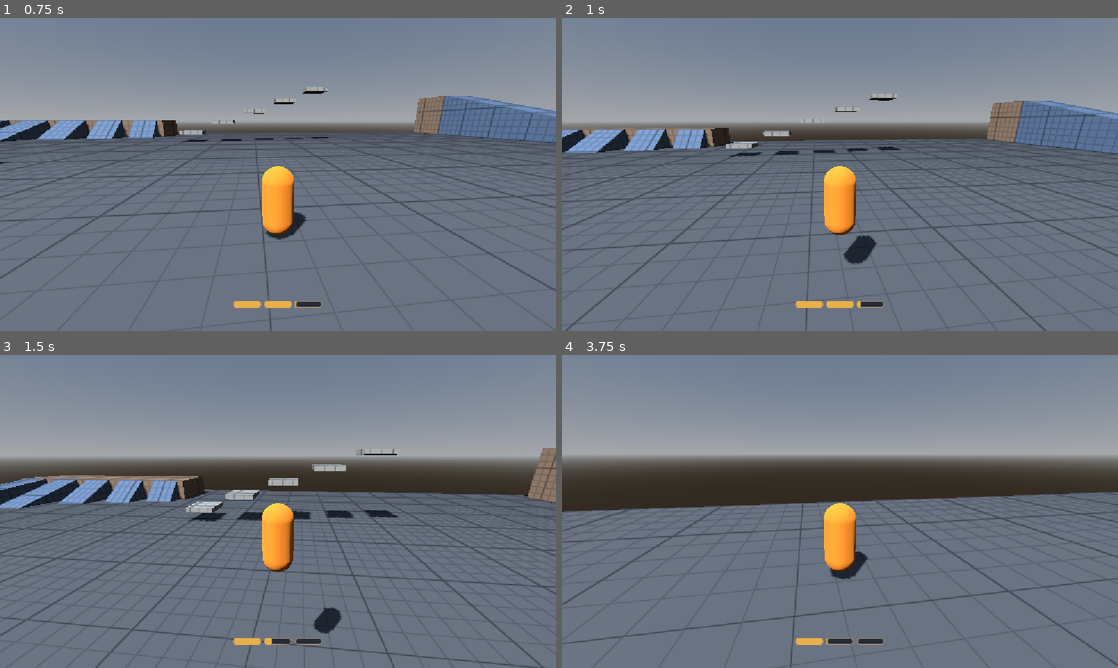
Above: before the commit, frames 1-4 (two rows, left to right).
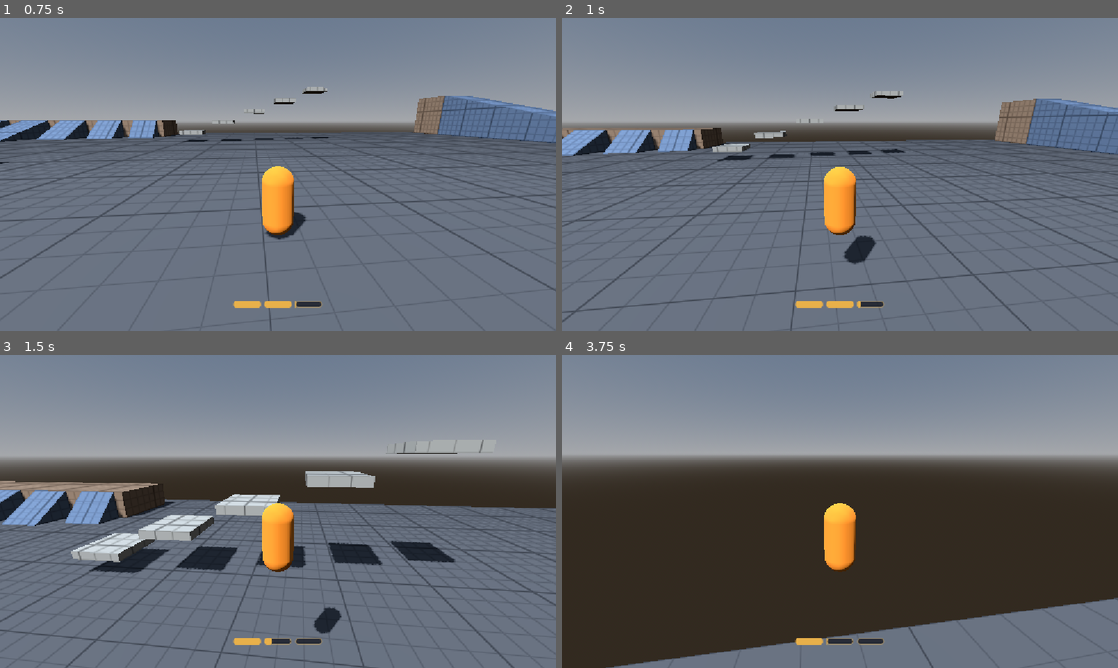
Above: after the commit, the same moments.

Repository: UriBokchoi/BroGuild
Game: Godot game, scene res://levels/test_gym/test_gym.tscn
Same seed, same stepped clock (60 frames per second), same inputs: the game is played once before the commit and once after it.
Inputs (mouse positions are in pixels of both pictures, inside the frame that each line leads up to):
- Up to frame 1 (0.75 s): tap Enter at 0.5 s; move the mouse to (305, 174) at 0.52 s; hold W (move_forward) from 0.53 s (still down); tap Shift (dash) at 0.6 s; click (305, 174) at 0.67 s
- Up to frame 2 (1 s): keep holding W (move_forward); tap Space (jump) at 0.77 s; tap Ctrl (slide) at 0.8 s
- Up to frame 3 (1.5 s): keep holding W (move_forward); tap Space (jump) at 1.07 s; move the mouse to (250, 511) at 1.27 s; tap Ctrl (slide) at 1.35 s
- Up to frame 4 (3.75 s): keep holding W (move_forward); tap Space (jump) at 1.52, 1.55, 1.82, 2.1, 3.02, 3.32 s; move the mouse to (851, 505) at 2.02 s; tap Shift (dash) at 2.3, 2.85 s; move the mouse to (834, 517) at 2.77 s; click (834, 517) at 2.92 s; tap Ctrl (slide) at 3.05 s; move the mouse to (878, 514) at 3.52 s; tap E (interact) at 3.6 s

Frame 1 is identical in both runs. In frame 2, 8.3% of the frame differs, in the area x 0-100%, y 23-100%; in frame 3, 16%; in frame 4, 42%, in the area x 0-100%, y 43-100%.

Commit message:
feat(movement): slide con pendientes, slide-jump y dash → slide
- Slide (Ctrl mantenido, gratis): conserva la velocidad, la pendiente
  acelera cuesta abajo y frena cuesta arriba, en llano frena poco a
  poco; termina al soltar Ctrl, al bajar de la mínima o sin suelo.
- Slide-jump: Espacio en el slide salta con todo el impulso; entra
  interrumpiendo al slide (interrupts).
- Dash con Ctrl mantenido al acabar sigue como slide a su velocidad.
- BodyCrouch agacha el modelo mientras se desliza (solo visual).
- Tests: pendiente, condiciones y física real del slide.

Co-Authored-By: Claude Opus 5.5 <noreply@anthropic.com>

Diff:
--- a/data/i18n/strings.csv
+++ b/data/i18n/strings.csv
@@ -59,3 +59,8 @@
 STAT_CURRENCY_GAIN,Fichas ganadas,Chips gained
 STAT_LUCK,Suerte,Luck
 STAT_PICKUP_RANGE,Radio de recogida,Pickup range
+STAT_GROUP_SLIDE,Slide,Slide
+STAT_SLIDE_MIN_SPEED,Velocidad mínima del slide,Slide min speed
+STAT_SLIDE_MAX_SPEED,Velocidad máxima del slide,Slide max speed
+STAT_SLIDE_FRICTION,Frenada del slide,Slide friction
+STAT_SLIDE_GRAVITY,Tirón de la pendiente,Slope pull
--- a/data/player/movement.tres
+++ b/data/player/movement.tres
@@ -24,6 +24,10 @@
 down_dash_duration = 0.2
 down_dash_window = 0.3
 down_dash_cost = 1.0
+slide_min_speed = 6.0
+slide_max_speed = 22.0
+slide_friction = 5.0
+slide_gravity = 30.0
 air_acceleration = 30.0
 input_buffer_time = 0.12
 action_end_buffer_time = 0.1
--- /dev/null
+++ b/entities/player/body_crouch.gd
@@ -0,0 +1,42 @@
+class_name BodyCrouch
+extends Node
+## Agacha el modelo (solo visual) mientras el estado de movimiento es uno de
+## [member crouch_states] (el slide), y lo levanta al salir. Ni la colisión ni la hurtbox
+## cambian aquí. Mantiene los pies en el suelo: el modelo tiene el pivote en su centro.
+
+@export var machine: StateMachine
+## Modelo que se agacha.
+@export var visual: Node3D
+## Estados en los que el modelo va agachado.
+@export var crouch_states: Array[Node] = []
+## Altura del modelo agachado respecto a la normal.
+@export_range(0.2, 1.0, 0.05) var crouch_scale: float = 0.55
+## Rapidez con la que se agacha y se levanta.
+@export_range(1.0, 60.0, 0.5, "suffix:1/s") var speed: float = 18.0
+
+var _rest_scale: Vector3
+var _rest_position: Vector3
+var _target: float = 1.0
+
+
+func _ready() -> void:
+	_rest_scale = visual.scale
+	_rest_position = visual.position
+	machine.state_changed.connect(_on_state_changed)
+
+
+func _physics_process(delta: float) -> void:
+	var current := visual.scale.y / _rest_scale.y
+	# Suavizado exponencial: igual de rápido a cualquier tasa de ticks.
+	var next := lerpf(current, _target, 1.0 - exp(-speed * delta))
+	visual.scale.y = _rest_scale.y * next
+	visual.position.y = _rest_position.y * next
+
+
+## Proporción de altura objetivo del modelo (1 = de pie).
+func get_target() -> float:
+	return _target
+
+
+func _on_state_changed(_previous: State, current: State) -> void:
+	_target = crouch_scale if crouch_states.has(current) else 1.0
--- a/entities/player/movement_context.gd
+++ b/entities/player/movement_context.gd
@@ -19,6 +19,8 @@
 var wish_direction: Vector3 = Vector3.ZERO
 ## Hacia dónde mira la cámara en el plano XZ (longitud 1): la dirección por defecto del dash.
 var view_forward: Vector3 = Vector3.FORWARD
+## Si se mantiene pulsada la acción de slide (Ctrl) este tick.
+var slide_held: bool = false
 ## Segundos que quedan para poder saltar después de dejar el suelo sin saltar (coyote time).
 var coyote_left: float = 0.0
 ## Saltos en el aire gastados desde que se dejó el suelo.
--- a/entities/player/movement_data.gd
+++ b/entities/player/movement_data.gd
@@ -52,6 +52,16 @@
 ## Cargas de stamina que gasta el picado (además del dash del primer Shift).
 @export_range(0.0, 3.0, 0.5, "or_greater") var down_dash_cost: float = 0.0
 
+@export_group("slide")
+## Velocidad horizontal mínima para empezar a deslizar y seguir deslizando.
+@export_range(0.0, 30.0, 0.1, "or_greater", "suffix:m/s") var slide_min_speed: float = 0.0
+## Velocidad máxima deslizando.
+@export_range(0.0, 100.0, 0.5, "or_greater", "suffix:m/s") var slide_max_speed: float = 0.0
+## Frenada deslizando (en llano es lo único que actúa).
+@export_range(0.0, 100.0, 0.5, "or_greater", "suffix:m/s²") var slide_friction: float = 0.0
+## Tirón de la pendiente: acelera cuesta abajo y frena cuesta arriba, según la inclinación.
+@export_range(0.0, 200.0, 0.5, "or_greater", "suffix:m/s²") var slide_gravity: float = 0.0
+
 @export_group("air")
 ## Aceleración hacia la dirección pedida en el aire. No frena el impulso que ya llevas por
 ## encima de la velocidad de carrera.
--- a/entities/player/player.gd
+++ b/entities/player/player.gd
@@ -31,6 +31,7 @@
 	context.elapsed += delta
 	context.wish_direction = input.move_direction()
 	context.view_forward = input.view_forward()
+	context.slide_held = input.is_held(InputActions.SLIDE)
 	# Cada tick, por si una mejora acaba de cambiar estas stats.
 	movement.buffer_time = context.move.input_buffer_time
 	movement.committed_end_buffer = context.move.action_end_buffer_time
--- a/entities/player/player.tscn
+++ b/entities/player/player.tscn
@@ -18,6 +18,9 @@
 [ext_resource type="Resource" path="res://data/player/health.tres" id="16_health_data"]
 [ext_resource type="Resource" path="res://data/player/offense.tres" id="17_offense_data"]
 [ext_resource type="Resource" path="res://data/player/progression.tres" id="18_progression_data"]
+[ext_resource type="Script" path="res://entities/player/states/slide_state.gd" id="19_slide"]
+[ext_resource type="Script" path="res://entities/player/states/slide_jump_state.gd" id="20_slide_jump"]
+[ext_resource type="Script" path="res://entities/player/body_crouch.gd" id="21_crouch"]
 
 [sub_resource type="CapsuleShape3D" id="CapsuleShape3D_body"]
 radius = 0.4
@@ -93,11 +96,12 @@
 trigger_action = &"jump"
 priority = 10
 
-[node name="Dash" type="Node" parent="Movement"]
+[node name="Dash" type="Node" parent="Movement" node_paths=PackedStringArray("slide")]
 script = ExtResource("13_dash")
 trigger_action = &"dash"
 committed = true
 cancels_committed = true
+slide = NodePath("../Slide")
 
 [node name="DownDash" type="Node" parent="Movement"]
 script = ExtResource("14_down_dash")
@@ -105,6 +109,23 @@
 priority = 10
 committed = true
 cancels_committed = true
+
+[node name="Slide" type="Node" parent="Movement"]
+script = ExtResource("19_slide")
+trigger_action = &"slide"
+committed = true
+
+[node name="SlideJump" type="Node" parent="Movement" node_paths=PackedStringArray("interrupts")]
+script = ExtResource("20_slide_jump")
+trigger_action = &"jump"
+priority = 5
+interrupts = [NodePath("../Slide")]
+
+[node name="BodyCrouch" type="Node" parent="." node_paths=PackedStringArray("machine", "visual", "crouch_states")]
+script = ExtResource("21_crouch")
+machine = NodePath("../Movement")
+visual = NodePath("../Body")
+crouch_states = [NodePath("../Movement/Slide")]
 
 [node name="BodyFacing" type="Node" parent="." node_paths=PackedStringArray("body", "visual", "stats")]
 script = ExtResource("10_facing")
--- a/entities/player/player_input.gd
+++ b/entities/player/player_input.gd
@@ -24,6 +24,11 @@
 	return Vector3(stick.x, 0.0, stick.y).rotated(Vector3.UP, camera.get_yaw())
 
 
+## Si [param action] está pulsada ahora mismo (para acciones que se mantienen, como el slide).
+func is_held(action: StringName) -> bool:
+	return Input.is_action_pressed(action)
+
+
 ## Hacia dónde mira la cámara en el plano XZ del mundo (longitud 1).
 func view_forward() -> Vector3:
 	return Vector3.FORWARD.rotated(Vector3.UP, camera.get_yaw())
--- a/entities/player/states/dash_state.gd
+++ b/entities/player/states/dash_state.gd
@@ -4,7 +4,11 @@
 ## suelo o en el aire, donde va recto, sin gravedad. Gasta stamina y, en el aire, uno de los
 ## [code]air_dashes[/code] (se recuperan al tocar suelo). En la escena es comprometido y cancela
 ## cualquier acción (también otro dash). Al terminar, la velocidad horizontal se queda en
-## [code]dash_exit_speed[/code] como mucho.
+## [code]dash_exit_speed[/code] como mucho; pero si se mantiene Ctrl en el suelo, pasa a
+## [member slide] con toda la velocidad del dash (el slide alarga el dash, sin gastar más).
+
+## Estado de slide al que pasa al terminar si se mantiene Ctrl. Vacío: no hay dash → slide.
+@export var slide: State
 
 var _direction: Vector3 = Vector3.FORWARD
 var _time_left: float = 0.0
@@ -34,6 +38,9 @@
 	if _time_left > 0.0:
 		_apply_velocity()
 		return
+	if slide and ctx.slide_held and slide.can_enter():
+		machine.transition_to(slide)
+		return
 	var velocity := ctx.body.velocity
 	var horizontal := Vector3(velocity.x, 0.0, velocity.z).limit_length(ctx.move.dash_exit_speed)
 	ctx.body.velocity = Vector3(horizontal.x, velocity.y, horizontal.z)
--- /dev/null
+++ b/entities/player/states/slide_jump_state.gd
@@ -0,0 +1,18 @@
+class_name SlideJumpState
+extends MovementState
+## Slide-jump: Espacio durante el slide. Salta como el salto normal y conserva todo el impulso
+## del slide (el control aéreo no lo frena). Solo entra mientras interrumpe a uno de los estados
+## de [member State.interrupts] (en la escena, el slide). Pasa al aire en el mismo tick.
+
+
+func can_enter() -> bool:
+	return interrupts.has(machine.current)
+
+
+func enter(_previous: State) -> void:
+	ctx.coyote_left = 0.0
+	ctx.body.velocity.y = ctx.move.jump_velocity()
+
+
+func physics_update(_delta: float) -> void:
+	machine.transition_to(ctx.air)
--- /dev/null
+++ b/entities/player/states/slide_state.gd
@@ -0,0 +1,33 @@
+class_name SlideState
+extends MovementState
+## Slide (Ctrl corriendo, mantener; gratis): te deslizas con la velocidad que llevas. En llano
+## frena con [code]slide_friction[/code]; la pendiente tira de ti con [code]slide_gravity[/code]
+## (acelera cuesta abajo y frena cuesta arriba). Termina al soltar Ctrl, al bajar de
+## [code]slide_min_speed[/code] o al dejar el suelo (pasa al aire con coyote time). En la escena
+## es comprometido: solo lo interrumpen el dash y el slide-jump.
+
+
+func can_enter() -> bool:
+	return ctx.body.is_on_floor() and horizontal_speed() >= ctx.move.slide_min_speed
+
+
+func physics_update(delta: float) -> void:
+	if not ctx.body.is_on_floor():
+		ctx.coyote_left = ctx.move.coyote_time
+		machine.transition_to(ctx.air)
+		return
+	if not ctx.slide_held:
+		machine.transition_to(ctx.ground)
+		return
+	var velocity := ctx.body.velocity
+	velocity += slope_pull(ctx.body.get_floor_normal(), ctx.move.slide_gravity) * delta
+	velocity = velocity.move_toward(Vector3.ZERO, ctx.move.slide_friction * delta)
+	ctx.body.velocity = velocity.limit_length(ctx.move.slide_max_speed)
+	if horizontal_speed() < ctx.move.slide_min_speed:
+		machine.transition_to(ctx.ground)
+
+
+## Aceleración que da la pendiente de normal [param floor_normal]: hacia abajo por la pendiente,
+## proporcional a su inclinación (0 en llano).
+static func slope_pull(floor_normal: Vector3, slide_gravity: float) -> Vector3:
+	return Vector3.DOWN.slide(floor_normal) * slide_gravity
--- /dev/null
+++ b/tests/integration/entities/player/test_player_slide.gd
@@ -0,0 +1,81 @@
+extends GutTest
+## Slide con física real: frena en llano hasta levantarse, se corta al soltar Ctrl, el slide-jump
+## conserva el impulso y el dash con Ctrl mantenido sigue deslizando con su velocidad.
+
+const PlayerScene := preload("res://entities/player/player.tscn")
+const SETTLE_FRAMES := 5
+
+var _player: Player
+var _move: MovementData
+
+
+func before_each() -> void:
+	_add_ground()
+	_player = PlayerScene.instantiate() as Player
+	add_child_autofree(_player)
+	_move = _player.stats.get_resolved(MovementData) as MovementData
+
+
+func after_each() -> void:
+	for action: StringName in [InputActions.MOVE_FORWARD, InputActions.SLIDE]:
+		Input.action_release(action)
+
+
+func test_slides_on_flat_ground_slowing_down_until_standing_up() -> void:
+	await _run_and_slide()
+	assert_true(_player.movement.current is SlideState, "desliza")
+	assert_lt(_speed(), _move.run_speed, "en llano frena")
+	assert_gt(_speed(), _move.slide_min_speed)
+	await wait_physics_frames(60)
+	assert_same(_player.movement.current, _player.ground_state, "se levanta al bajar de la mínima")
+
+
+func test_releasing_ctrl_stops_sliding() -> void:
+	await _run_and_slide()
+	Input.action_release(InputActions.SLIDE)
+	await wait_physics_frames(2)
+	assert_same(_player.movement.current, _player.ground_state)
+
+
+func test_slide_jump_keeps_the_momentum() -> void:
+	await _run_and_slide()
+	var slide_speed := _speed()
+	_player.movement.request(InputActions.JUMP)
+	await wait_physics_frames(2)
+	assert_gt(_player.velocity.y, 0.0, "salta")
+	assert_almost_eq(_speed(), slide_speed, 1.0, "sin perder el impulso del slide")
+
+
+func test_dash_holding_ctrl_keeps_sliding_at_dash_speed() -> void:
+	await wait_physics_frames(SETTLE_FRAMES)
+	Input.action_press(InputActions.SLIDE)
+	_player.movement.request(InputActions.DASH)
+	await wait_physics_frames(16)
+	assert_true(_player.movement.current is SlideState, "el dash sigue como slide")
+	assert_gt(_speed(), _move.dash_exit_speed, "sin el recorte de salida del dash")
+
+
+## Corre hacia delante a toda velocidad y empieza a deslizar manteniendo Ctrl.
+func _run_and_slide() -> void:
+	await wait_physics_frames(SETTLE_FRAMES)
+	Input.action_press(InputActions.MOVE_FORWARD)
+	await wait_physics_frames(20)
+	Input.action_press(InputActions.SLIDE)
+	_player.movement.request(InputActions.SLIDE)
+	await wait_physics_frames(5)
+
+
+func _speed() -> float:
+	return Vector2(_player.velocity.x, _player.velocity.z).length()
+
+
+func _add_ground() -> void:
+	var ground := StaticBody3D.new()
+	ground.collision_layer = PhysicsLayers.mask(PhysicsLayers.WORLD)
+	var box := BoxShape3D.new()
+	box.size = Vector3(120.0, 1.0, 120.0)
+	var shape := CollisionShape3D.new()
+	shape.shape = box
+	shape.position = Vector3(0.0, -0.5, 0.0)
+	ground.add_child(shape)
+	add_child_autofree(ground)
--- /dev/null
+++ b/tests/unit/entities/player/states/test_slide_jump_state.gd
@@ -0,0 +1,32 @@
+extends GutTest
+## SlideJumpState: solo durante el slide (lo que interrumpe) y sin perder el impulso horizontal.
+
+const ContextFixture := preload("res://tests/unit/entities/player/states/movement_context_fixture.gd")
+
+var _context: MovementContext
+var _machine: StateMachine
+var _slide: SlideState
+var _slide_jump: SlideJumpState
+
+
+func before_each() -> void:
+	var move := ContextFixture.movement_with_gravity()
+	_context = ContextFixture.create(self, move)
+	_slide = SlideState.new()
+	_slide_jump = SlideJumpState.new()
+	_slide_jump.interrupts.append(_slide)
+	_machine = ContextFixture.start_machine(self, _context, [_slide, _slide_jump])
+
+
+func test_only_while_sliding() -> void:
+	assert_false(_slide_jump.can_enter(), "en Aire no")
+	_machine.transition_to(_slide)
+	assert_true(_slide_jump.can_enter())
+
+
+func test_jumps_keeping_the_slide_momentum() -> void:
+	_machine.transition_to(_slide)
+	_context.body.velocity = Vector3(15.0, -2.0, 0.0)
+	_machine.transition_to(_slide_jump)
+	assert_eq(_context.body.velocity.x, 15.0, "conserva el impulso")
+	assert_almost_eq(_context.body.velocity.y, _context.move.jump_velocity(), 1e-9)
--- /dev/null
+++ b/tests/unit/entities/player/states/test_slide_state.gd
@@ -0,0 +1,46 @@
+extends GutTest
+## SlideState: tirón de la pendiente y qué pasa sin suelo (el resto, con física real, en los tests
+## de integración del jugador).
+
+const ContextFixture := preload("res://tests/unit/entities/player/states/movement_context_fixture.gd")
+const SLOPE := deg_to_rad(15.0)
+const SLIDE_GRAVITY := 30.0
+
+var _context: MovementContext
+var _machine: StateMachine
+var _slide: SlideState
+
+
+func before_each() -> void:
+	var move := ContextFixture.movement_with_gravity()
+	move.slide_min_speed = 6.0
+	move.slide_max_speed = 22.0
+	move.coyote_time = 0.1
+	_context = ContextFixture.create(self, move)
+	_slide = SlideState.new()
+	_machine = ContextFixture.start_machine(self, _context, [_slide])
+
+
+func test_flat_ground_does_not_pull() -> void:
+	assert_eq(SlideState.slope_pull(Vector3.UP, SLIDE_GRAVITY), Vector3.ZERO)
+
+
+func test_slope_pulls_downhill_in_proportion_to_its_angle() -> void:
+	# Pendiente que baja hacia −Z.
+	var normal := Vector3(0.0, cos(SLOPE), -sin(SLOPE))
+	var pull := SlideState.slope_pull(normal, SLIDE_GRAVITY)
+	assert_almost_eq(pull.length(), SLIDE_GRAVITY * sin(SLOPE), 1e-6)
+	assert_lt(pull.z, 0.0, "hacia abajo de la pendiente")
+	assert_lt(pull.y, 0.0)
+
+
+func test_cannot_slide_in_the_air() -> void:
+	_context.body.velocity = Vector3(10.0, 0.0, 0.0)
+	assert_false(_slide.can_enter(), "un cuerpo fuera del árbol nunca está en el suelo")
+
+
+func test_leaving_the_ground_goes_to_the_air_with_coyote_time() -> void:
+	_machine.transition_to(_slide)
+	_machine.physics_update(1.0 / 60.0)
+	assert_same(_machine.current, _context.air)
+	assert_eq(_context.coyote_left, 0.1)
--- /dev/null
+++ b/tests/unit/entities/player/test_body_crouch.gd
@@ -0,0 +1,54 @@
+extends GutTest
+## BodyCrouch: el modelo se agacha en los estados indicados y se levanta al salir, con los pies
+## en el mismo sitio.
+
+const FakeState := preload("res://tests/unit/core/state_machine/fake_state.gd")
+const TICK := 1.0 / 60.0
+const CROUCH := 0.5
+
+var _machine: StateMachine
+var _idle: FakeState
+var _slide: FakeState
+var _visual: Node3D
+var _crouch: BodyCrouch
+
+
+func before_each() -> void:
+	_machine = StateMachine.new()
+	add_child_autofree(_machine)
+	_idle = FakeState.new()
+	_slide = FakeState.new()
+	_machine.add_child(_idle)
+	_machine.add_child(_slide)
+	_machine.initial_state = _idle
+	_visual = Node3D.new()
+	_visual.position = Vector3(0.0, 0.9, 0.0)
+	add_child_autofree(_visual)
+	_crouch = BodyCrouch.new()
+	_crouch.machine = _machine
+	_crouch.visual = _visual
+	_crouch.crouch_states.append(_slide)
+	_crouch.crouch_scale = CROUCH
+	add_child_autofree(_crouch)
+	_machine.start(null)
+
+
+func test_crouches_in_the_listed_states_keeping_the_feet_down() -> void:
+	_machine.transition_to(_slide)
+	_settle()
+	assert_almost_eq(_visual.scale.y, CROUCH, 1e-3)
+	assert_almost_eq(_visual.position.y, 0.9 * CROUCH, 1e-3, "los pies siguen en el suelo")
+
+
+func test_stands_up_again_in_other_states() -> void:
+	_machine.transition_to(_slide)
+	_settle()
+	_machine.transition_to(_idle)
+	_settle()
+	assert_almost_eq(_visual.scale.y, 1.0, 1e-3)
+	assert_eq(_crouch.get_target(), 1.0)
+
+
+func _settle() -> void:
+	for _tick: int in 60:
+		_crouch._physics_process(TICK)
Not shown, added: entities/player/body_crouch.gd.uid
Not shown, added: entities/player/states/slide_jump_state.gd.uid
Not shown, added: entities/player/states/slide_state.gd.uid
Not shown, added: tests/integration/entities/player/test_player_slide.gd.uid
Not shown, added: tests/unit/entities/player/states/test_slide_jump_state.gd.uid
Not shown, added: tests/unit/entities/player/states/test_slide_state.gd.uid
Not shown, added: tests/unit/entities/player/test_body_crouch.gd.uid
